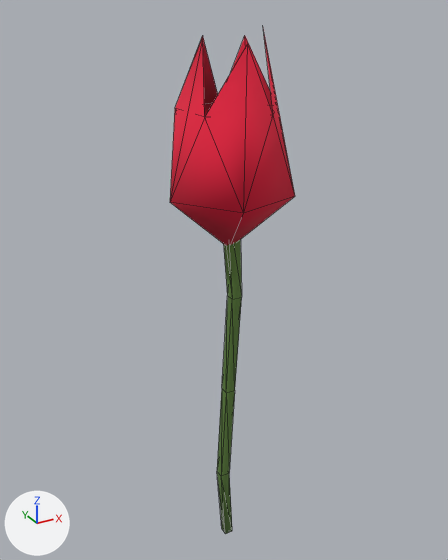
The glTF model apps/garden/public/assets/models/Tulip.glb, before and after one commit.
Camera for both pictures: a 50 mm camera at (-0.175, -0.312, 0.364) aimed at (0.0, 0.006, 0.205). Every picture has the same lights, and +X, +Y and +Z are marked at lower left. The older version comes first. Mesh edges are drawn as thin lines. Where no turn or scale is listed for an object, it has been applied to the vertices.

The older version as bpy lines, for what is in view:
```python
me_tulip = bpy.data.meshes.new('Tulip')
me_tulip.from_pydata(...)  # 37 vertices, 66 faces; spans x -0.038..0.031, y -0.037..0.037, z 0.0..0.355
me_tulip.materials.append(mat_material_colorpalettemain)  # picture img_gredicepixpal_basecolor
ob_tulip = bpy.data.objects.new('Tulip', me_tulip)
ob_tulip.location = (0.0, 0.0, 0.0)
```
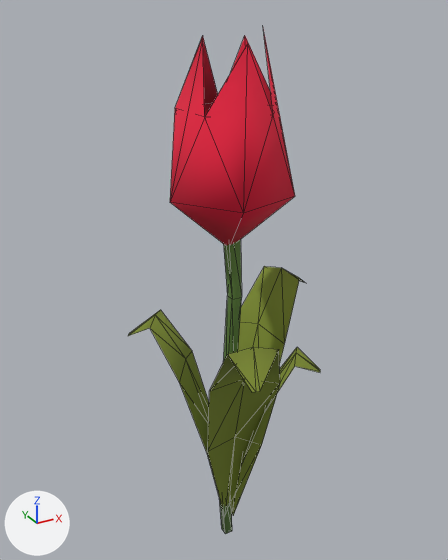
Scene script edits in JSON lines:
```json
{"op": "add", "block": "mat_material_grasspart", "code": ["mat_material_grasspart = principled_material('Material.GrassPart')", "mat_material_grasspart.base_color = (0.195, 0.251, 0.0296)  # green #7a8930", "mat_material_grasspart.roughness = 1.0"]}
{"op": "add", "block": "me_tulip_leaves_mesh", "code": ["me_tulip_leaves_mesh = bpy.data.meshes.new('Tulip_Leaves_Mesh')", "me_tulip_leaves_mesh.from_pydata(...)  # 60 vertices, 64 faces; spans x -0.055..0.077, y -0.072..0.044, z 0.015..0.197", "me_tulip_leaves_mesh.materials.append(mat_material_grasspart)  # green #7a8930"]}
{"op": "add", "block": "ob_tulip_leaves", "code": ["ob_tulip_leaves = bpy.data.objects.new('Tulip_Leaves', me_tulip_leaves_mesh)", "ob_tulip_leaves.location = (0.0, 0.0, 0.0)"]}
```

Pixel boxes [x1, y1, x2, y2] of what changed, in the pictures (448 x 560 px):
```json
{"object": "Tulip_Leaves", "change": "added", "after": [128, 266, 320, 516]}
```
